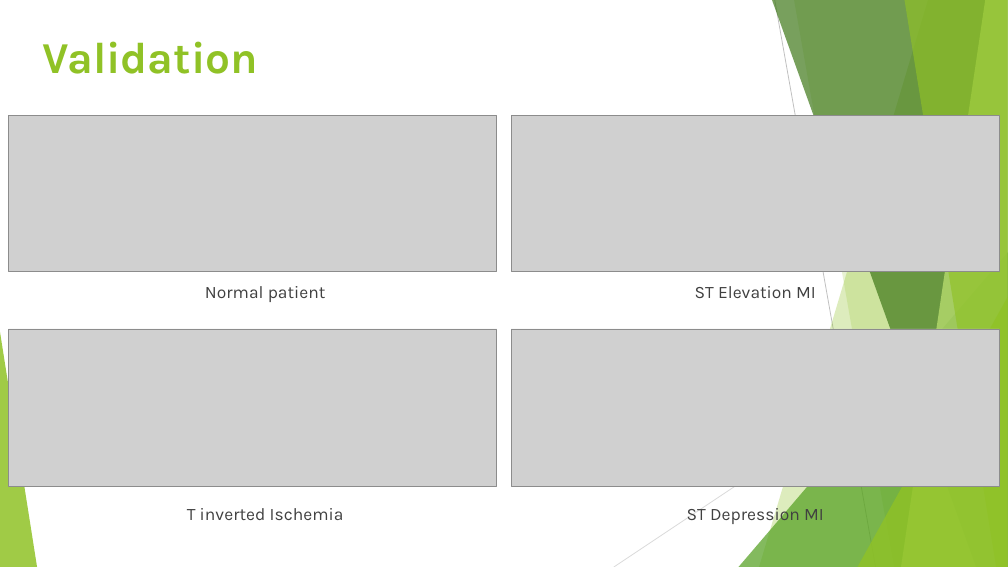
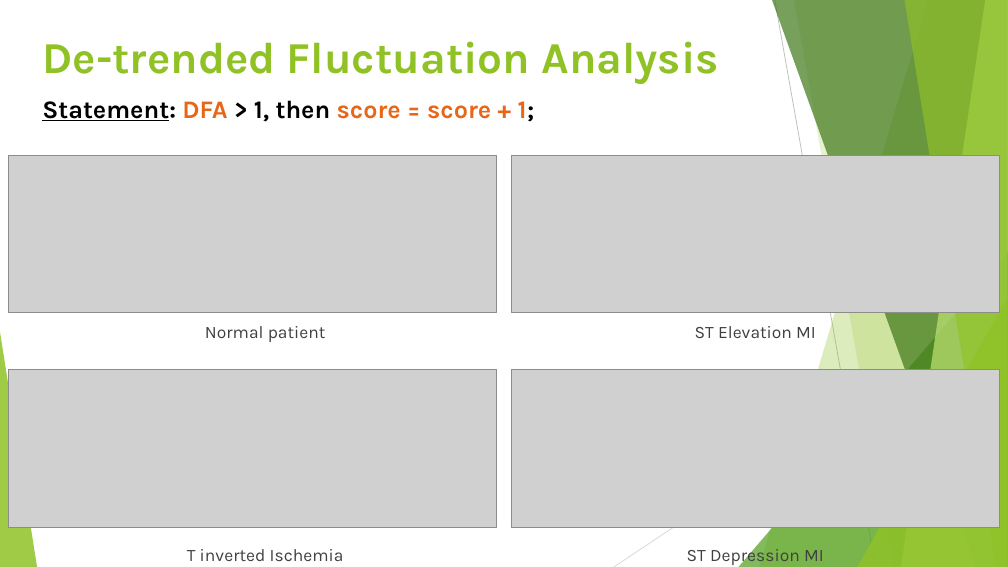
Before and after one commit to nichealpham/MY_THESIS, a slide deck: slide 14 of research/Prethesis/HK2/QUANTIFYING MYOCARDIAL DAMAGE USING ECG SIGNAL.pptx (slide 13 before the commit). Drawn at 1008x567 pixels with LibreOffice and Linux fonts; fonts in the diff are those of the drawing; grey boxes stand for pictures. Boxes give left, top, right and bottom in pixels: in the first picture for what was removed or moved away, otherwise in the second. Text is boxed around its words. In the diff, an @@ line names an element or a change of style, - is before the commit and + after.

```diff
--- a/research/Prethesis/HK2/QUANTIFYING MYOCARDIAL DAMAGE USING ECG SIGNAL.pptx
+++ b/research/Prethesis/HK2/QUANTIFYING MYOCARDIAL DAMAGE USING ECG SIGNAL.pptx
@@ title at (42, 41, 718, 84): text changed @@
-Validation
+De-trended Fluctuation Analysis
@@ text added at (42, 100, 535, 122), 24 pt, text #000000, bold @@
+Statement: DFA > 1, then score = score + 1;
@@ 4 pictures, 4 texts: place and size @@
-4 pictures, 4 texts at (8, 115, 1000, 525)
+4 pictures, 4 texts at (8, 156, 1000, 566)
```
Also in this commit, not shown: 10 other slides changed, 7 slides added, 2 slides removed, 3 other files.
